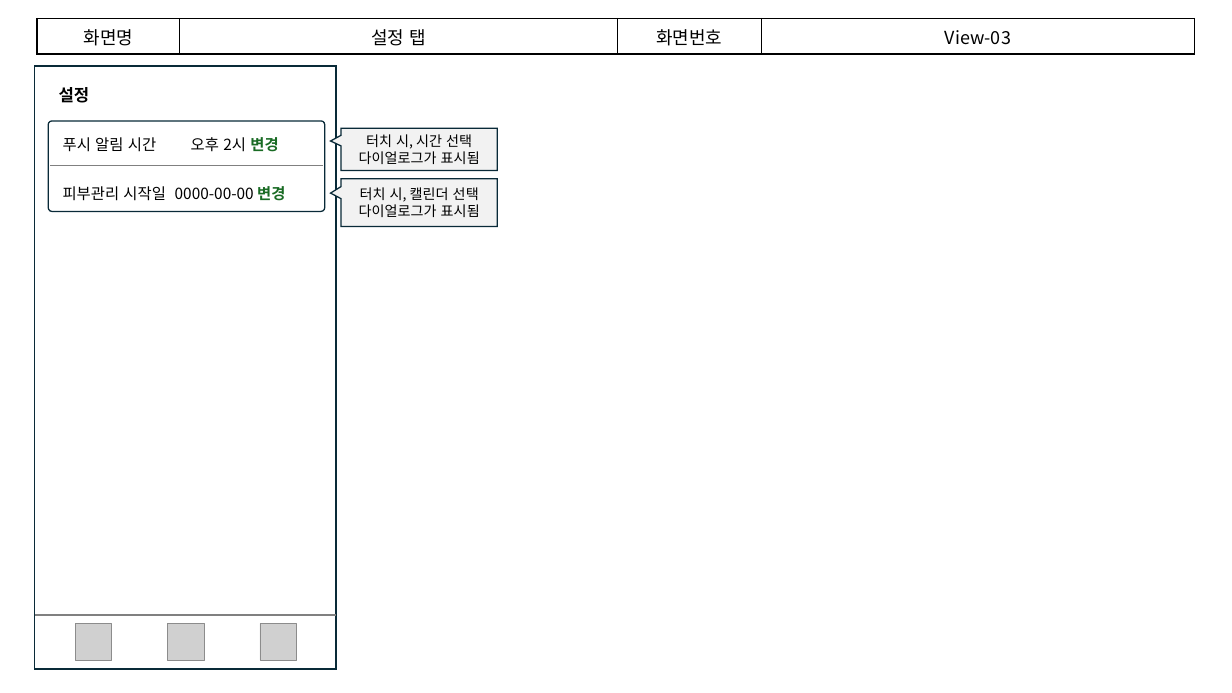
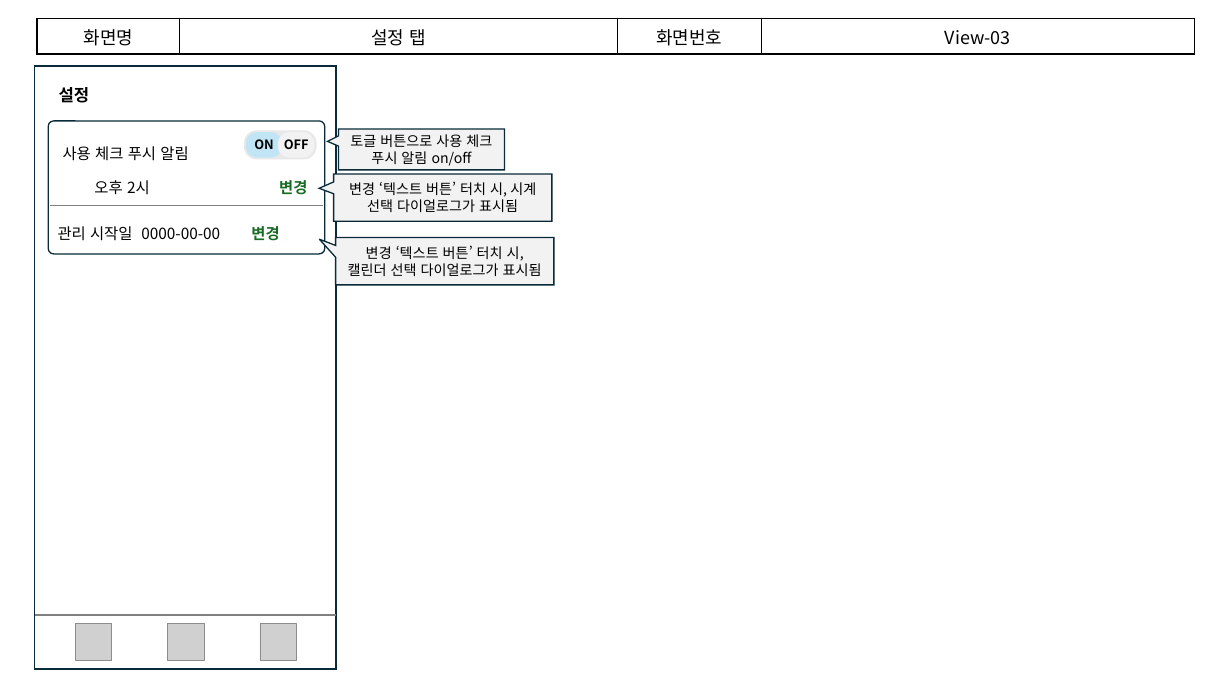
Before and after one commit to joo-hyejin/app_study, a slide deck: slide 13 of 기획서 - 프로토타입.pptx. Drawn at 1232x693 pixels with LibreOffice and Linux fonts; fonts in the diff are those of the drawing; grey boxes stand for pictures. Boxes give left, top, right and bottom in pixels: in the first picture for what was removed or moved away, otherwise in the second. Text is boxed around its words. In the diff, an @@ line names an element or a change of style, - is before the commit and + after.

```diff
--- a/기획서 - 프로토타입.pptx
+++ b/기획서 - 프로토타입.pptx
@@ rounded rectangle: place and size @@
-rounded rectangle at <box>48,121,324,212</box>
+rounded rectangle at <box>48,121,324,254</box>
@@ rounded rectangle at <box>48,121,324,254</box>: fill none to #FFFFFF @@
@@ text at <box>63,146,307,195</box>: text changed @@
-푸시 알림 시간 오후 2시 변경
+사용 체크 푸시 알림
+오후 2시 변경
@@ rounded rectangle added at <box>244,130,317,159</box>, fill #E8E8E8 @@
@@ rounded rectangle added at <box>246,132,282,158</box>, fill #C1E5F5, 10 pt, text #000000, bold @@
+ON
@@ rounded rectangle added at <box>278,132,314,158</box>, fill #F2F2F2, 10 pt, text #000000, bold @@
+OFF
@@ speech box "토글 버튼으로 사용 체크 푸시 ...": place and size @@
-speech box "토글 버튼으로 사용 체크 푸시 ..." at <box>341,128,497,171</box>
+speech box "토글 버튼으로 사용 체크 푸시 ..." at <box>338,129,505,170</box>
@@ text in speech box at <box>350,134,492,166</box>: text changed @@
-터치 시, 시간 선택 다이얼로그가 표시됨
+토글 버튼으로 사용 체크 푸시 알림 on/off
@@ speech box added at <box>334,174,552,221</box>, fill #F2F2F2, outline #092A39 1 pt, 11 pt, text #000000 @@
+변경 ‘텍스트 버튼’ 터치 시, 시계 선택 다이얼로그가 표시됨
@@ line moved from (50, 165) - (323, 165) to (50, 206) - (323, 206) @@
@@ text at <box>58,226,279,241</box>: text changed @@
-피부관리 시작일 0000-00-00 변경
+관리 시작일 0000-00-00 변경
@@ speech box "변경 ‘텍스트 버튼’ 터치 시, ...": place and size @@
-speech box "변경 ‘텍스트 버튼’ 터치 시, ..." at <box>341,178,497,226</box>
+speech box "변경 ‘텍스트 버튼’ 터치 시, ..." at <box>335,238,554,285</box>
@@ speech box "변경 ‘텍스트 버튼’ 터치 시, ..." at <box>335,238,554,285</box>: proportions changed @@
@@ text in speech box at <box>348,245,542,276</box>: text changed @@
-터치 시, 캘린더 선택 다이얼로그가 표시됨
+변경 ‘텍스트 버튼’ 터치 시, 캘린더 선택 다이얼로그가 표시됨
```
Also in this commit, not shown: 3 other files.
